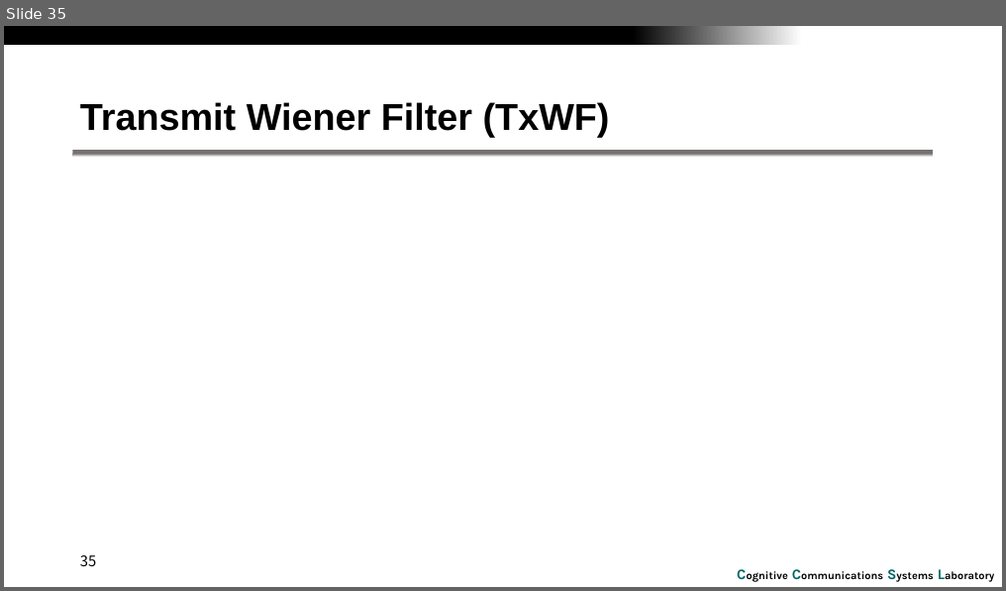
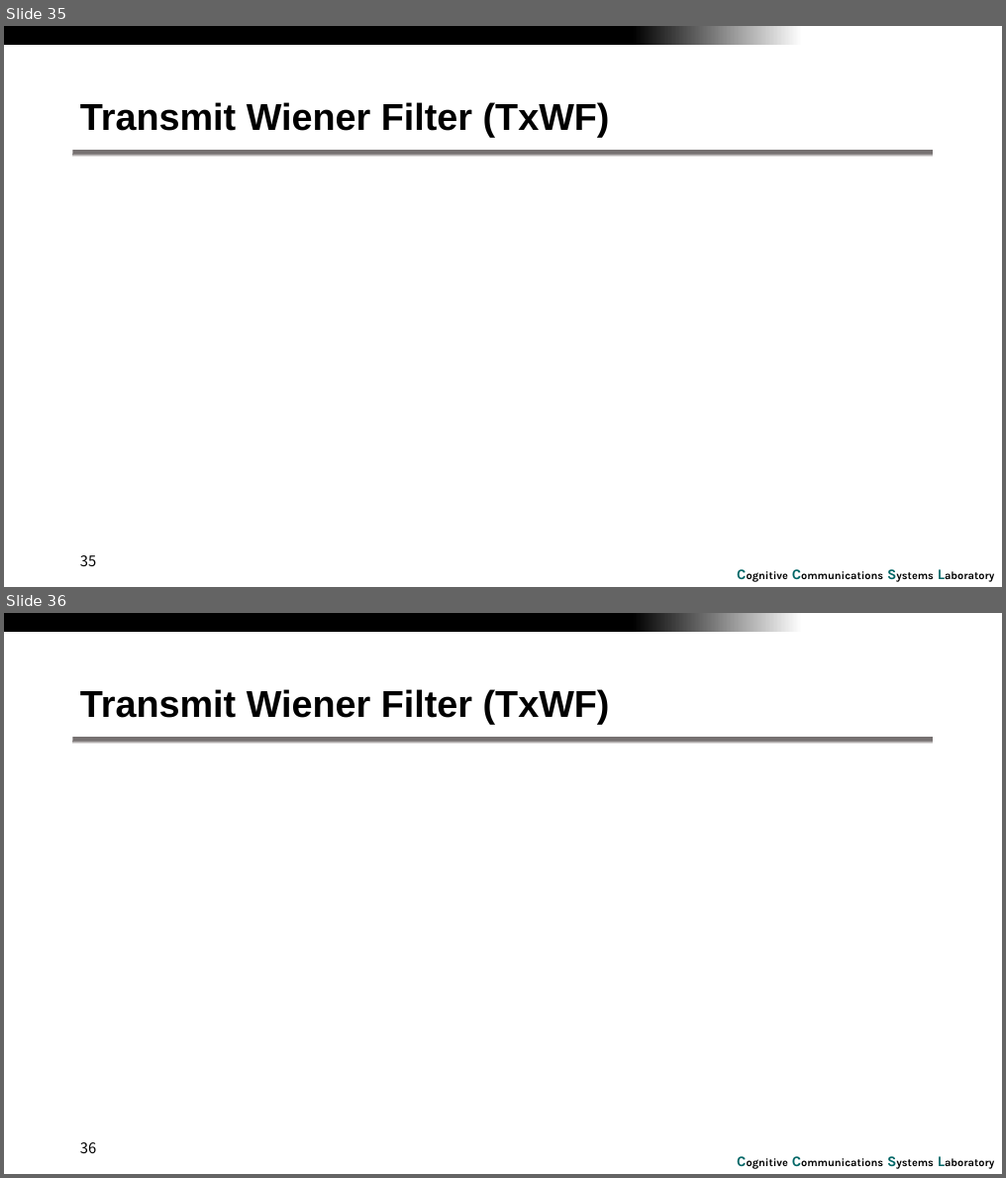
Before and after one commit to RefatHanbat/Presentation-of-SDM, a slide deck: Linear transmit processing.pptx. Shown one above the other, each under a label of ours: slide 35 before the commit, slides 35 and 36 after it. The pictures are 1006x591 and 1006x1178 pixels, drawn with LibreOffice and Linux fonts; fonts in the diff are those of the drawing; grey boxes stand for pictures; background and template pictures are left out. Boxes give left, top, right and bottom in pixels: in the first picture for what was removed or moved away, otherwise in the second. Text is boxed around its words. In the diff, an @@ line names an element or a change of style, - is before the commit and + after.

Commit message:
updated

```diff
--- a/Linear transmit processing.pptx
+++ b/Linear transmit processing.pptx
@@ slide 36 added at [4, 613, 1002, 1174], background #FFFFFF; not listed: 3 template elements that a slide beside it also shows @@
@@ title added at [80, 689, 610, 724], 36 pt, text #000000, bold @@
+Transmit Wiener Filter (TxWF)
@@ page number added at [80, 1143, 96, 1154], 14 pt, text #000000 @@
+36
```
